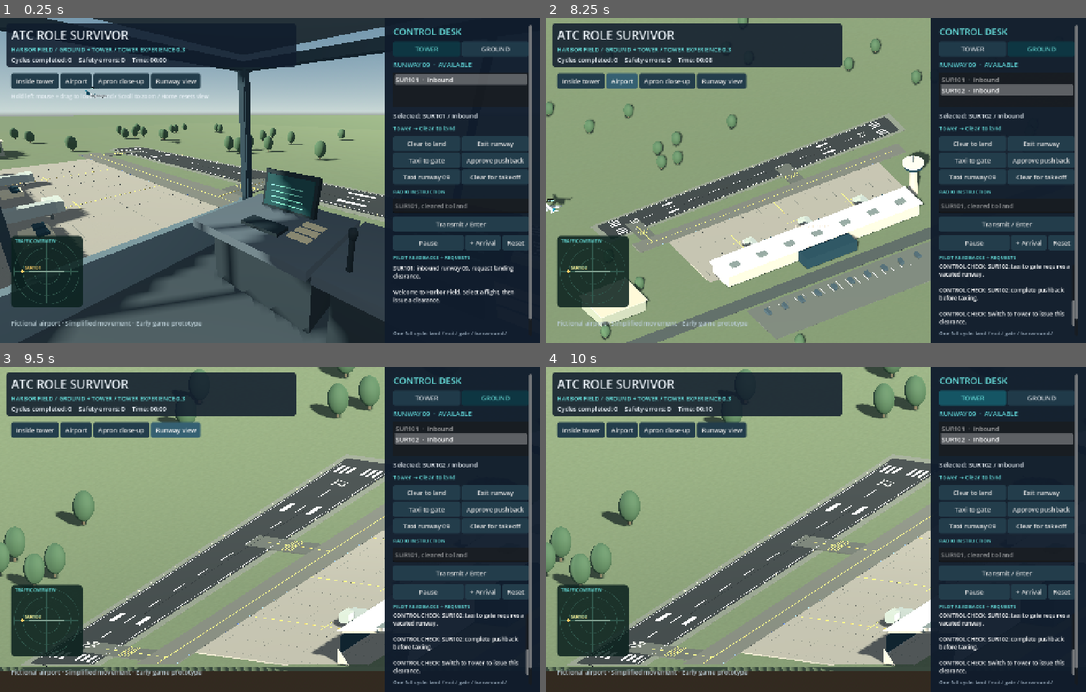
Above: before the commit, frames 1-4 (two rows, left to right).
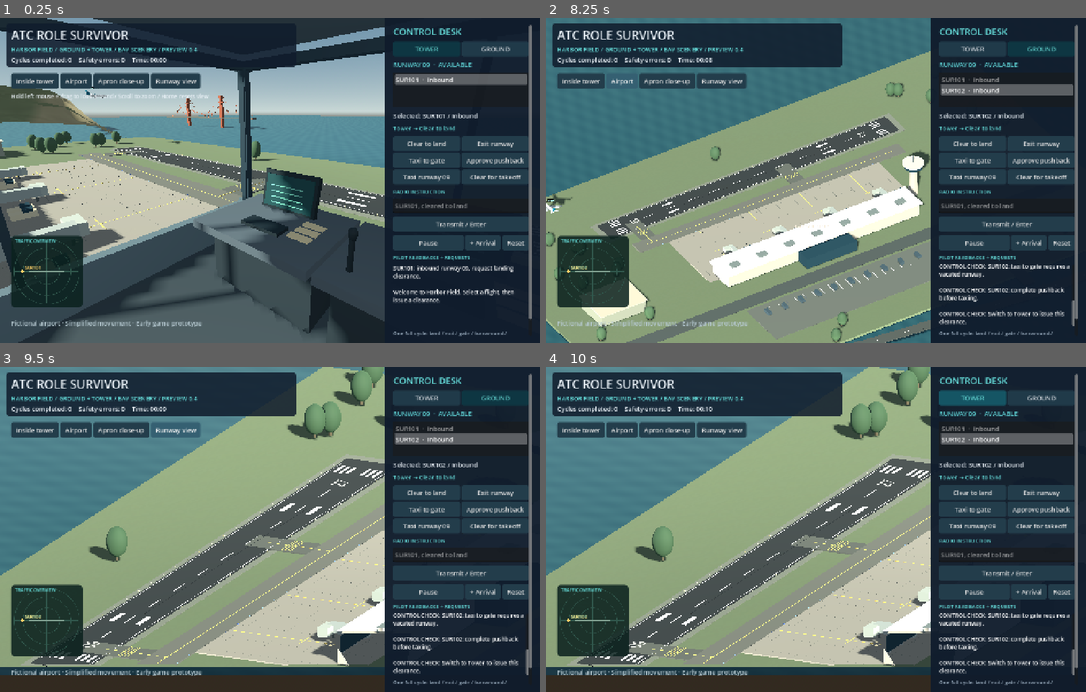
Above: after the commit, the same moments.

Repository: QCOX90/ATC-Role-Survivor
Game: Godot game, scene res://scenes/airport.tscn
Two runs of this game, one before a commit and one after it. Both use one fixed random seed, a clock stepped at 60 frames per second and the inputs below.
Inputs:
- Up to frame 1 (0.25 s): no input
- Up to frame 2 (8.25 s): click "+ Arrival" at 0.5 s; click "Transmit / Enter" at 1.25 s; click "Transmit / Enter" at 2 s; click "TOWER" at 2.75 s; click "GROUND" at 3.5 s; click "Clear to land" at 4.25 s; click "Taxi to gate" at 5 s; click "Taxi runway 09" at 5.75 s; click "Clear for takeoff" at 6.5 s; click "Inside tower" at 7.25 s; click "Airport" at 8 s
- Up to frame 3 (9.5 s): click "Runway view" at 8.75 s
- Up to frame 4 (10 s): click "TOWER" at 9.5 s

The runs differ from the first frame. In frame 1, 11% of the frame differs, in the area x 0-72%, y 9-73%; in frame 2, 17%, in the area x 0-72%, y 0-100%; in frame 3, 16%; in frame 4, 16%.

Commit message:
Build bay-inspired terrain, waterfront scenery and four functional airport gates

Diff:
--- a/scripts/airport.gd
+++ b/scripts/airport.gd
@@ -256,7 +256,7 @@
 	banner.size = Vector2(830, 110)
 	root.add_child(banner)
 	_label(banner, "ATC ROLE SURVIVOR", 30, WHITE)
-	_label(banner, "HARBOR FIELD / GROUND + TOWER / TOWER EXPERIENCE 0.3", 15, CYAN)
+	_label(banner, "HARBOR FIELD / GROUND + TOWER / BAY SCENERY / PREVIEW 0.4", 15, CYAN)
 	stats = _label(banner, "", 16)
 	var panel := PanelContainer.new()
 	panel.set_anchors_and_offsets_preset(Control.PRESET_RIGHT_WIDE)
--- a/scripts/operations.gd
+++ b/scripts/operations.gd
@@ -10,15 +10,15 @@
 var errors := 0
 var serial := 101
 var radio: Array[String] = []
-const GATES := [-20.0, 0.0, 20.0]
+const GATES := [-27.0, -9.0, 9.0, 27.0]
 
 func _init() -> void:
 	spawn_arrival()
 	_note("Welcome to Harbor Field. Select a flight, then issue a clearance.")
 
 func spawn_arrival() -> String:
-	if aircraft.size() >= 3:
-		_note("Traffic limit reached. Work the three active flights first.")
+	if aircraft.size() >= 4:
+		_note("Traffic limit reached. Work the four active flights first.")
 		return ""
 	var id := "SUR" + str(serial)
 	serial += 1
--- /dev/null
+++ b/scripts/scenery.gd
@@ -0,0 +1,91 @@
+extends Node3D
+
+var assets: Node3D
+var noise := FastNoiseLite.new()
+
+func height_at(x: float, z: float) -> float:
+	var shore := -36.0 - sin(x * 0.018) * 12.0
+	if z < shore: return -3.0
+	var land := smoothstep(shore, shore + 25.0, z)
+	var hill := 48.0 * exp(-pow((x + 230.0) / 100.0, 2) - pow((z - 140.0) / 190.0, 2))
+	hill += 65.0 * exp(-pow((x - 175.0) / 140.0, 2) - pow((z - 280.0) / 100.0, 2))
+	var detail := maxf(z - 85.0, absf(x) - 100.0)
+	var rough := noise.get_noise_2d(x, z) * 9.0 * smoothstep(0, 80, detail)
+	return lerpf(-2.0, -0.3 + hill + rough, land)
+
+func _ready() -> void:
+	assets = load("res://scripts/visuals.gd").new()
+	add_child(assets)
+	noise.seed = 417
+	noise.frequency = 0.014
+	var surface := SurfaceTool.new()
+	surface.begin(Mesh.PRIMITIVE_TRIANGLES)
+	surface.set_smooth_group(0)
+	for row in range(100):
+		for col in range(100):
+			var x := -500.0 + col * 10.0
+			var z := -400.0 + row * 10.0
+			for offset in [Vector2(0, 0), Vector2(0, 10), Vector2(10, 0), Vector2(10, 0), Vector2(0, 10), Vector2(10, 10)]:
+				var px: float = x + offset.x
+				var pz: float = z + offset.y
+				var h := height_at(px, pz)
+				var tint := Color("8d9872").lerp(Color("7c8561"), clampf(h / 65.0, 0, 1))
+				if pz < -15: tint = Color("b9ae88")
+				surface.set_color(tint.darkened(noise.get_noise_2d(px * 3, pz * 3) * 0.10))
+				surface.add_vertex(Vector3(px, h, pz))
+	surface.generate_normals()
+	var terrain := MeshInstance3D.new()
+	terrain.mesh = surface.commit()
+	var material := StandardMaterial3D.new()
+	material.vertex_color_use_as_albedo = true
+	material.roughness = 1
+	terrain.material_override = material
+	add_child(terrain)
+	# A calm bay with fine ripples; this shader stays in Compatibility rendering.
+	var water: MeshInstance3D = assets.box(self, Vector3(0, -1.25, -300), Vector3(1400, 0.1, 900), Color.WHITE)
+	var water_material := ShaderMaterial.new()
+	var shader := Shader.new()
+	shader.code = "shader_type spatial; varying vec3 world_pos; void vertex(){world_pos=(MODEL_MATRIX*vec4(VERTEX,1.0)).xyz;} void fragment(){float ripple=sin(world_pos.x*1.2+TIME*0.6)*sin(world_pos.z*0.6-TIME*0.4); ALBEDO=mix(vec3(0.12,0.28,0.34),vec3(0.25,0.44,0.46),0.5+ripple*0.12); ROUGHNESS=0.4; METALLIC=0.15;}"
+	water_material.shader = shader
+	water.material_override = water_material
+	# Shoreline road and airport access route.
+	for i in range(35):
+		var x := -170.0 + i * 10.0
+		var z := 92.0 + sin(x * 0.018) * 6.0
+		var road: MeshInstance3D = assets.box(self, Vector3(x, height_at(x, z) + 0.12, z), Vector3(10.3, 0.12, 4.0), Color("515855"))
+		road.rotation.y = -atan(cos(x * 0.018) * 0.108)
+		assets.box(self, Vector3(x, height_at(x, z) + 0.2, z), Vector3(3, 0.02, 0.07), Color("ece5ca"))
+	assets.box(self, Vector3(45, 0.04, 73), Vector3(4, 0.1, 36), Color("515855"))
+	# Fictional waterfront bridge, distant downtown, and hillside neighborhoods.
+	for x in [-180.0, -130.0]:
+		assets.box(self, Vector3(x, 11, -108), Vector3(2.4, 28, 2.4), Color("a75c43"))
+		assets.box(self, Vector3(x, 20, -108), Vector3(6, 1, 2.4), Color("a75c43"))
+	assets.box(self, Vector3(-155, 7, -108), Vector3(125, 1, 6), Color("676d67"))
+	for x in range(-215, -91, 5):
+		var cable_h := 9.0 + 15.0 * pow((x + 155.0) / 25.0, 2) if x >= -180 and x <= -130 else 24.0 - absf(x + 180.0 if x < -180 else x + 130.0) * 0.45
+		var nx := x + 5.0
+		var next_h := 9.0 + 15.0 * pow((nx + 155.0) / 25.0, 2) if nx >= -180 and nx <= -130 else 24.0 - absf(nx + 180.0 if nx < -180 else nx + 130.0) * 0.45
+		for z in [-110.8, -105.2]:
+			assets.cylinder(self, Vector3(x, (cable_h + 7.5) / 2, z), 0.045, cable_h - 7.5, Color("b77a60"))
+			var a := Vector3(x, cable_h, z)
+			var b := Vector3(nx, next_h, z)
+			var cable: MeshInstance3D = assets.box(self, (a + b) / 2, Vector3(0.10, 0.10, a.distance_to(b)), Color("a75c43"))
+			cable.look_at(b)
+	var random := RandomNumberGenerator.new()
+	random.seed = 612
+	for i in range(130):
+		var x := random.randf_range(80, 260)
+		var z := random.randf_range(120, 235)
+		var h := random.randf_range(3, 18)
+		if i < 12: h += 22
+		var base := height_at(x, z)
+		var color := Color("bcb6a2").darkened(random.randf_range(0, 0.25))
+		assets.box(self, Vector3(x, base + h / 2, z), Vector3(5, h, 6), color)
+		for y in range(2, int(h), 3): assets.box(self, Vector3(x, base + y, z - 3.03), Vector3(4, 0.75, 0.02), Color("567280"))
+	for i in range(150):
+		var x := random.randf_range(-320, 280)
+		var z := random.randf_range(100, 330)
+		if x > 60 and z < 240: continue
+		var y := height_at(x, z)
+		assets.cylinder(self, Vector3(x, y + 1.5, z), 0.2, 3, Color("766c51"))
+		assets.cylinder(self, Vector3(x, y + 3.2, z), 1.7, 4, Color("50694f"), 0.1)
--- a/scripts/visuals.gd
+++ b/scripts/visuals.gd
@@ -95,8 +95,9 @@
 	add_child(node)
 
 func airport() -> void:
-	box(self, Vector3(0, -0.8, 0), Vector3(2000, 0.1, 2000), Color("718465"))
-	var grass := box(self, Vector3(0, -0.55, 0), Vector3(400, 0.8, 300), Color.WHITE)
+	var surroundings := preload("res://scripts/scenery.gd").new()
+	add_child(surroundings)
+	var grass := box(self, Vector3(0, -0.55, 30), Vector3(180, 0.8, 110), Color.WHITE)
 	grass.material_override = surface_material(Color("718465"), 12)
 	var runway := box(self, Vector3(0, 0, 0), Vector3(104, 0.2, 8), Color.WHITE)
 	runway.material_override = surface_material(Color("343a3c"), 21)
@@ -138,8 +139,8 @@
 		box(self, Vector3(x, 4.7, 40), Vector3(3, 0.7, 2), Color("7d8c8b"))
 	box(self, Vector3(0, 1.8, 45), Vector3(18, 3.6, 7), GLASS)
 	label("H A R B O R   F I E L D", Vector3(0, 5.4, 37), Color("f7eddb"), 26)
-	for gate in range(3):
-		var x: float = [-20.0, 0.0, 20.0][gate]
+	for gate in range(4):
+		var x: float = [-27.0, -9.0, 9.0, 27.0][gate]
 		box(self, Vector3(x, 0.17, 23), Vector3(0.13, 0.02, 17), Color("efd177"))
 		box(self, Vector3(x, 0.18, 26), Vector3(4, 0.02, 0.13), Color("efd177"))
 		label("G" + str(gate + 1), Vector3(x, 0.2, 30), Color("efe5b5"), 38, true)
@@ -166,8 +167,8 @@
 	var random := RandomNumberGenerator.new()
 	random.seed = 82
 	for index in range(70):
-		var x := random.randf_range(-130, 130)
-		var z := random.randf_range(-75, 90)
+		var x := random.randf_range(-85, 85)
+		var z := random.randf_range(-15, 90)
 		if abs(x) < 58 and z > -12 and z < 78: continue
 		cylinder(self, Vector3(x, 1, z), 0.18, 2, Color("6c6550"))
 		sphere(self, Vector3(x, 2.7, z), Vector3(1.5, 2.2, 1.5), Color("4e6e51"))
--- a/tests/operations_test.gd
+++ b/tests/operations_test.gd
@@ -46,5 +46,15 @@
 	verify(sim.departures == 1 and sim.find_flight(id).is_empty(), "Full cycle completed")
 	verify(sim.runway_owner.is_empty(), "Departure releases runway")
 	verify(sim.command(second, "land"), "Next arrival can use runway")
+	var gates_sim = Operations.new()
+	gates_sim.position = "Ground"
+	for gate in range(4):
+		var gate_id: String = "SUR101" if gate == 0 else gates_sim.spawn_arrival()
+		var parked: Dictionary = gates_sim.find_flight(gate_id)
+		parked.state = "Clear of runway"
+		parked.pos = Vector3(12, 0.8, 12)
+		verify(gates_sim.command(gate_id, "gate"), "Every gate accepts a reservation")
+		verify(parked.gate == gate, "Gate reservations remain distinct")
+	verify(gates_sim.spawn_arrival().is_empty(), "Four-flight capacity is enforced")
 	print("PASS: ", checks, " operational checks, including complete aircraft lifecycle")
 	quit(0)
Not shown, changed: README.md
